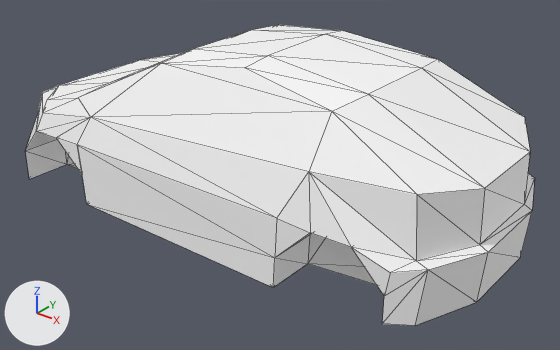
The glTF model blender/focus/focus.gltf: old version first, new version second.
One viewpoint serves both versions: a 50 mm camera at (3.64, -4.24, 3.07) aimed at (0.25, -0.01, 0.45). The axes (+X, +Y, +Z) are drawn at lower left. The lights are the same throughout. The older version comes first. Mesh edges are drawn as thin lines.

Script lines for the objects in view, before the commit:
```python
mat_material_001 = principled_material('Material.001')
mat_material_001.base_color = (1.0, 1.0, 1.0)  # white #ffffff
me_cube_001 = bpy.data.meshes.new('Cube.001')
me_cube_001.from_pydata(...)  # 108 vertices, 212 faces; spans x -3.32..0.98, y -0.94..0.94, z -1.05..0.33
me_cube_001.materials.append(mat_material_001)  # white #ffffff
ob_cube = bpy.data.objects.new('Cube', me_cube_001)
ob_cube.location = (1.131, 0.0, 1.186)
```
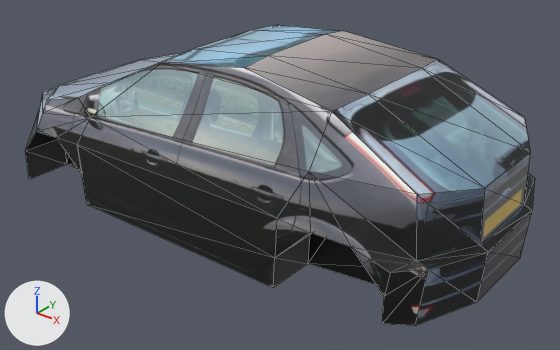
What the commit changed:
Picture 'texture' (img_texture) is new.
In material 'Material.001' (mat_material_001), base_color is no longer (1.0, 1.0, 1.0), white #ffffff.
In material 'Material.001' (mat_material_001), texture is now set to img_texture.

Where the change shows, as pixel boxes [x1, y1, x2, y2] in the pictures (560 x 350 px):
'Cube', surface changed (white to grey)
    both: [26, 25, 535, 326]
